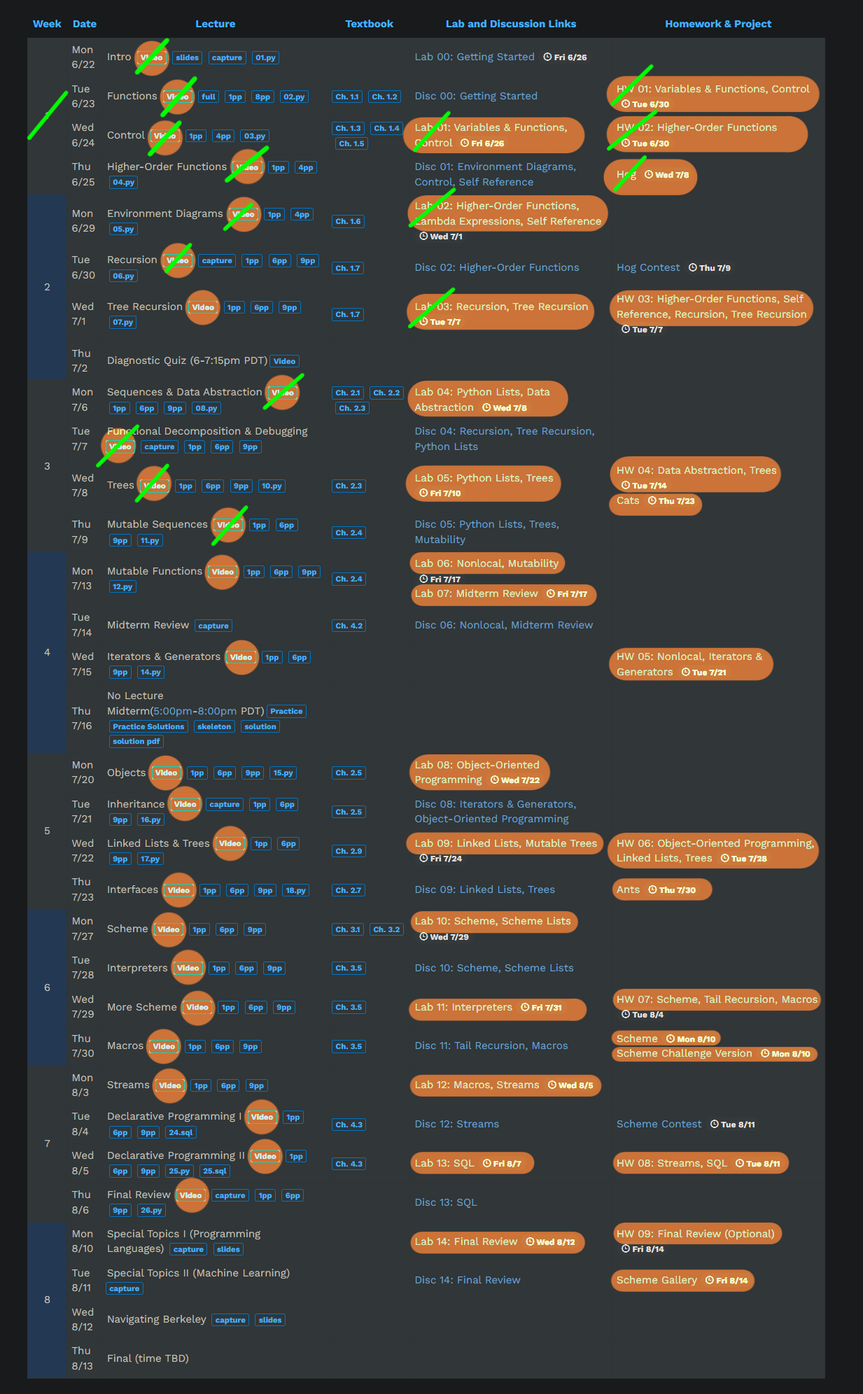
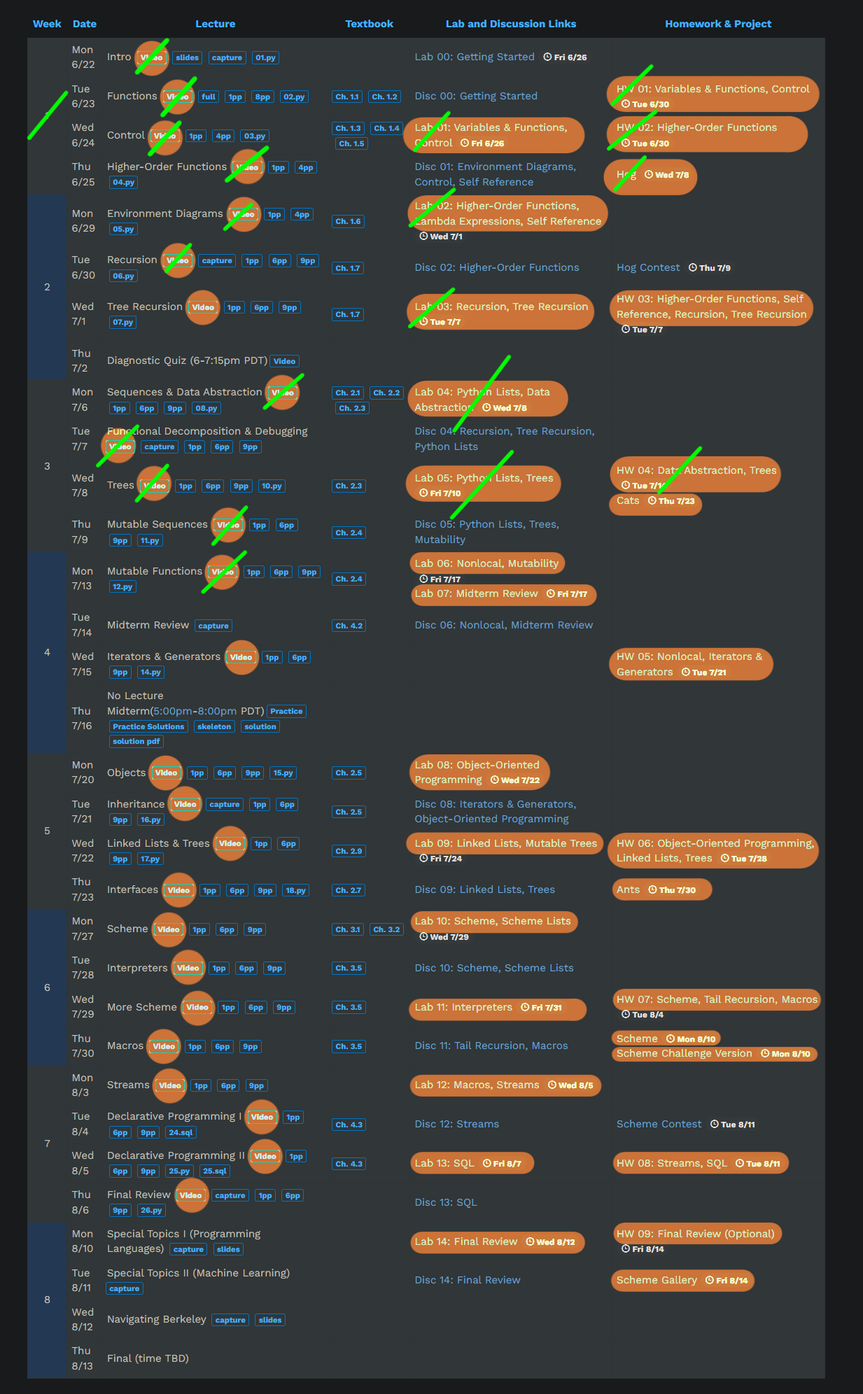
The second 863 × 1394 image is a revision of the first. Changes to its layers:
painted on "已完成" over [200, 354, 703, 595]
